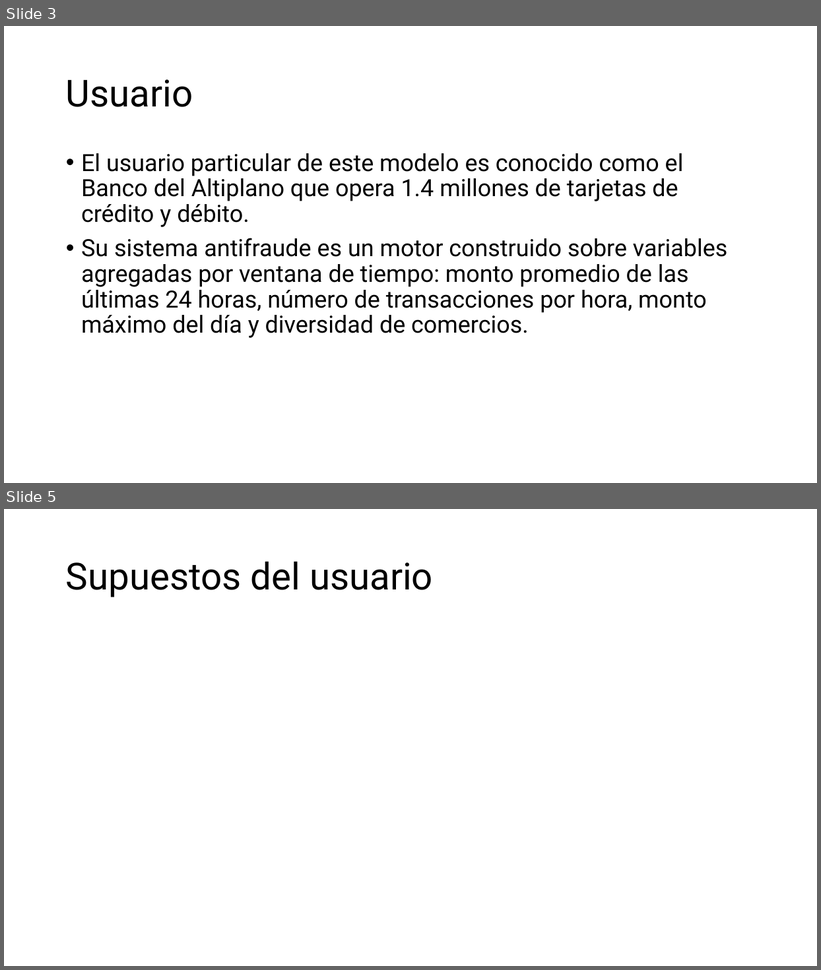
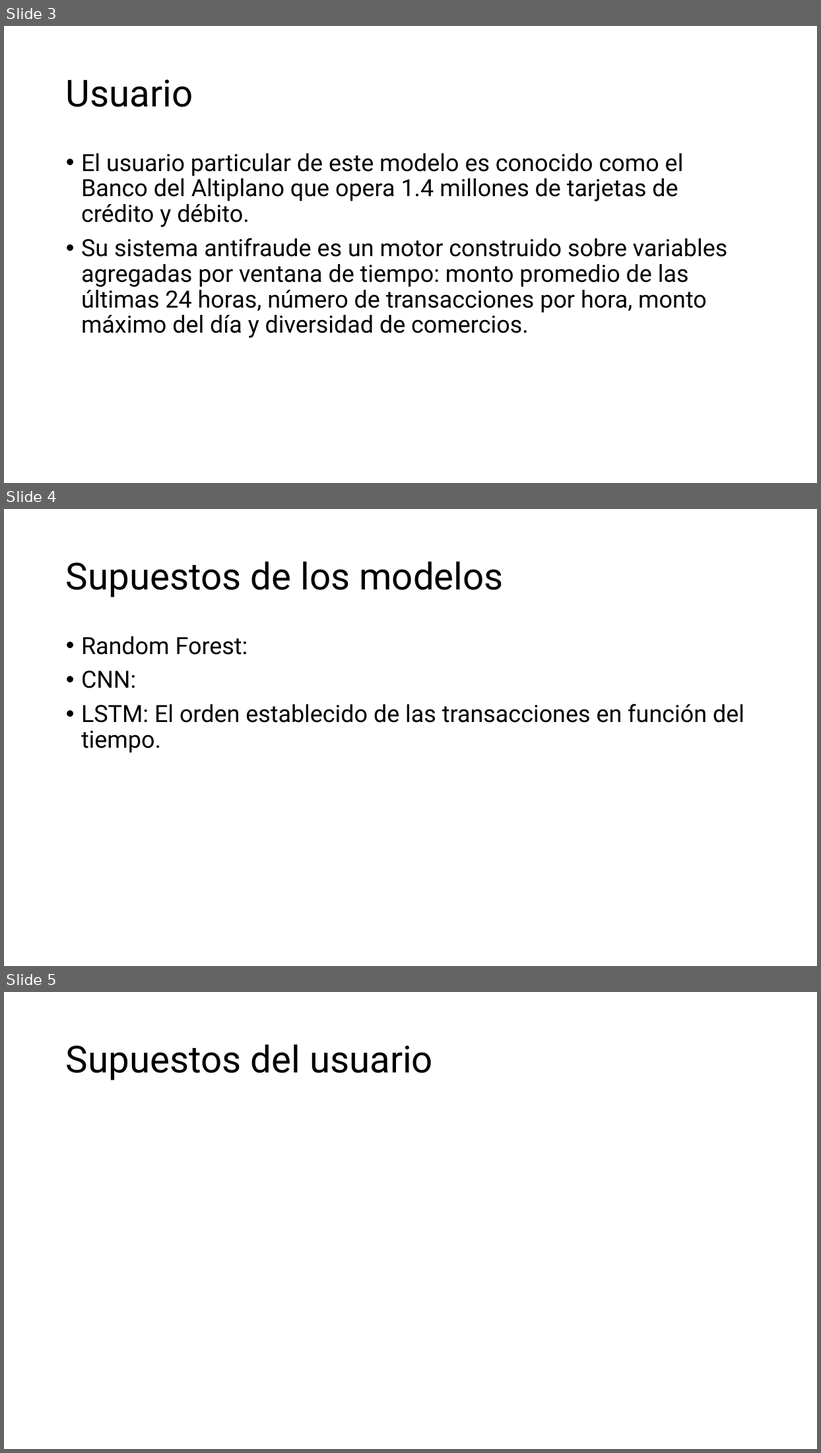
Before and after one commit to ricrod01/PROYECTO_4_DL, a slide deck: docs/Presentacion_Proyecto4.pptx. Shown one above the other, each under a label of ours: slides 3 and 5 before the commit, slides 3, 4 and 5 after it; the slides between them are not shown. The pictures are 821x970 and 821x1453 pixels, drawn with LibreOffice and Linux fonts; fonts in the diff are those of the drawing. Boxes give left, top, right and bottom in pixels: in the first picture for what was removed or moved away, otherwise in the second. Text is boxed around its words. In the diff, an @@ line names an element or a change of style, - is before the commit and + after.

Commit message:
Supuestos de modelos y entorno agregados

```diff
--- a/docs/Presentacion_Proyecto4.pptx
+++ b/docs/Presentacion_Proyecto4.pptx
@@ slide 4 added at (4, 509, 817, 966), background #FFFFFF @@
@@ title added at (66, 561, 503, 597), 44 pt, text #000000 @@
+Supuestos de los modelos
@@ text added at (81, 636, 745, 753), 28 pt, text #000000 @@
+• Random Forest:
+• CNN:
+• LSTM: El orden establecido de las transacciones en función del tiempo.
```
Also in this commit, not shown: 1 slide changed, 1 other slide added, 1 slide removed.
